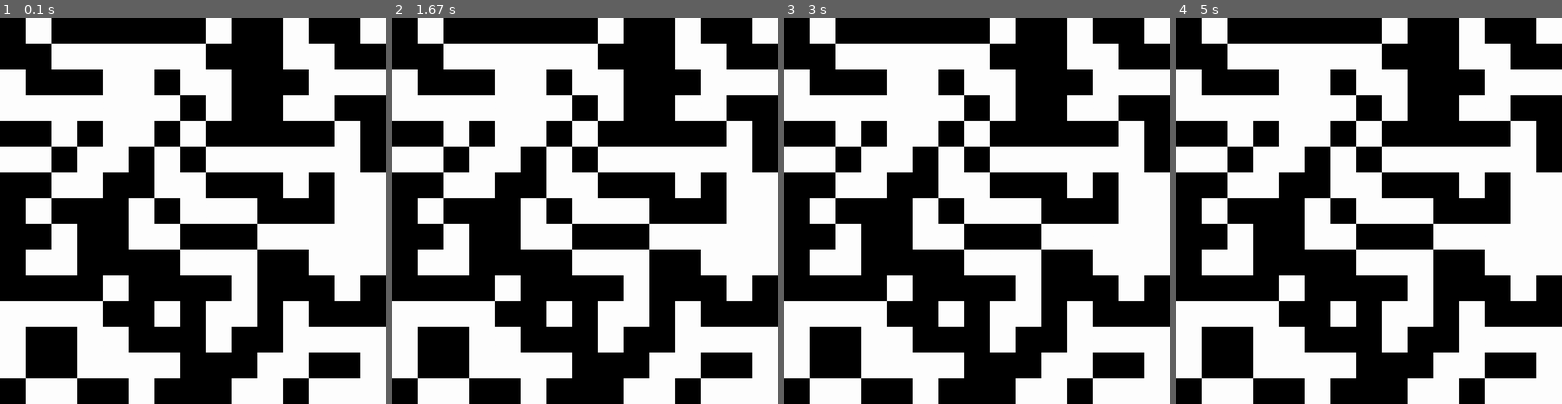
Above: before the commit, frames 1-4 (left to right).
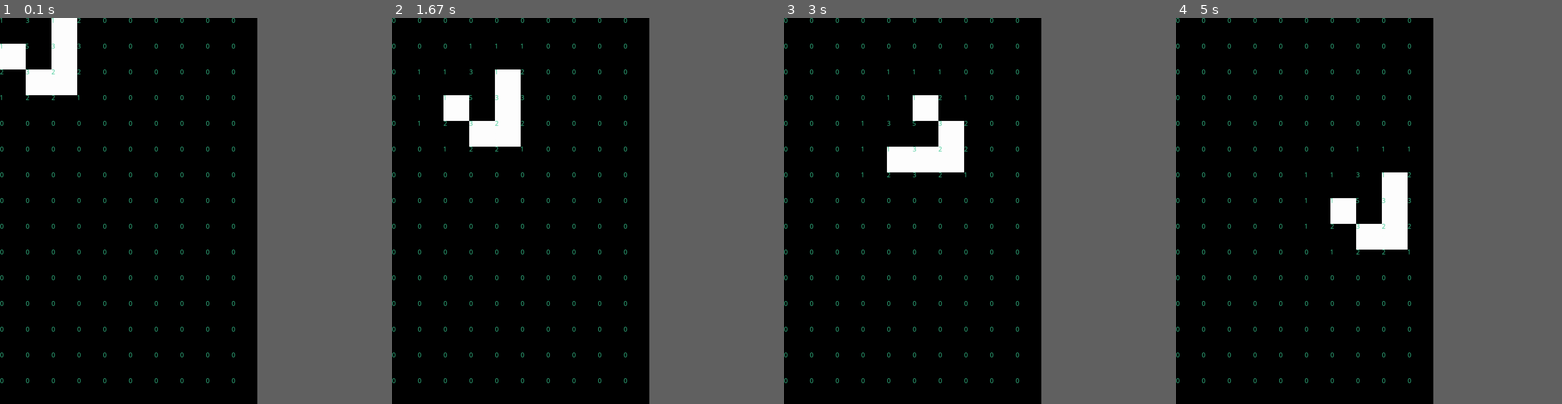
Above: after the commit, the same moments.

Repository: MyNameIsTrez/Game-of-Python
Game: pygame game, started from main.py
The game is run twice, just before and just after one commit, with the same random seed, the same clock (stepped at 60 frames per second) and the same inputs.
Inputs:
- Up to frame 1 (0.1 s): no input
- Up to frame 2 (1.67 s): no input
- Up to frame 3 (3 s): no input
- Up to frame 4 (5 s): no input
The window is 900x900 before the commit and 600x900 after it. Grey fills any space a smaller window leaves; there, only what the larger window draws over its background counts as a difference.

The runs differ from the first frame. In frame 1, 49% of the frame differs, in the area x 0-100%, y 0-100%; in frame 2, 46%; in frame 3, 47%; in frame 4, 49%.

Commit message:
Finished the basics of Game of Python!

Diff:
--- a/cell.py
+++ b/cell.py
@@ -1,10 +1,9 @@
 import pygame
-
 import random
 
 
-def tuple_add(tup1, tup2):
-    return tuple(sum(x) for x in zip(tup1, tup2))
+# def tuple_add(tup1, tup2):
+#     return tuple(sum(x) for x in zip(tup1, tup2))
 
 
 def tuple_mult(tup, val):
@@ -13,27 +12,66 @@
 
 black_cell_img = pygame.image.load("images/black_cell.png")
 white_cell_img = pygame.image.load("images/white_cell.png")
-# cell_img = pygame.image.load("intro_ball.gif")  # load the texture of the cell
 
 # get the image width and height as a tuple
 cell_rect = white_cell_img.get_rect()
 
 
 class Cell:
-    def __init__(self, row, col, cell_size, screen):
-        self.set_pos(row * cell_size, col * cell_size)
+    def __init__(self, col, row, cell_size, screen):
+        self.pos = (col, row)
         self.screen = screen
         self.cell_size = cell_size
-        self.alive = random.randint(0, 1)
-
-    def set_pos(self, x, y):
-        self.pos = (x, y)
+        # self.alive = random.randint(0, 10) < 3
+        if (
+            col == 0 and row == 1 or
+            col == 1 and row == 2 or
+            col == 2 and row == 2 or
+            col == 2 and row == 1 or
+            col == 2 and row == 0
+        ):
+            self.alive = True
+        else:
+            self.alive = False
 
     def draw(self):
         # draw from the top-left corner of this cell
         if self.alive:
-            # self.screen.blit(black_cell_img, cell_rect.move(self.pos))
-            self.screen.blit(black_cell_img, self.pos)
+            self.screen.blit(white_cell_img, tuple_mult(
+                self.pos, self.cell_size))
         else:
-            # self.screen.blit(white_cell_img, cell_rect.move(self.pos))
-            self.screen.blit(white_cell_img, self.pos)
+            self.screen.blit(black_cell_img, tuple_mult(
+                self.pos, self.cell_size))
+
+    def count_neighbors(self, grid_cells, grid_size):
+        top_edge = self.pos[1] == 0
+        bottom_edge = self.pos[1] == grid_size[1] - 1
+        left_edge = self.pos[0] == 0
+        right_edge = self.pos[0] == grid_size[0] - 1
+
+        self.neighbors = 0
+
+        # top-left
+        if (not top_edge and not left_edge):
+            self.neighbors += grid_cells[self.pos[0]-1][self.pos[1]-1].alive
+        # top
+        if (not top_edge):
+            self.neighbors += grid_cells[self.pos[0]][self.pos[1]-1].alive
+        # top-right
+        if (not top_edge and not right_edge):
+            self.neighbors += grid_cells[self.pos[0]+1][self.pos[1]-1].alive
+        # left
+        if (not left_edge):
+            self.neighbors += grid_cells[self.pos[0]-1][self.pos[1]].alive
+        # right
+        if (not right_edge):
+            self.neighbors += grid_cells[self.pos[0]+1][self.pos[1]].alive
+        # bottom-left
+        if (not bottom_edge and not left_edge):
+            self.neighbors += grid_cells[self.pos[0]-1][self.pos[1]+1].alive
+        # bottom
+        if (not bottom_edge):
+            self.neighbors += grid_cells[self.pos[0]][self.pos[1]+1].alive
+        # bottom-right
+        if (not bottom_edge and not right_edge):
+            self.neighbors += grid_cells[self.pos[0]+1][self.pos[1]+1].alive
--- a/grid.py
+++ b/grid.py
@@ -1,23 +1,43 @@
-import pygame
+from cell import Cell
 
-from cell import Cell
+
+def tuple_mult(tup, val):
+    return tuple(x*val for x in tup)
 
 
 class Grid:
     def __init__(self, cols, rows, cell_size, screen):
-        self.set_size(cols, rows)
-        self.create_cells(screen, cell_size)
+        self.size = (cols, rows)
+        self.create_cells(cell_size, screen)
+        self.cell_size = cell_size
 
-    def set_size(self, cols, rows):
-        self.size = (cols, rows)
-
-    def create_cells(self, screen, cell_size):
+    def create_cells(self, cell_size, screen):
         # create a matrix to hold the cells in an x, y format
         self.cells = [
             [Cell(col, row, cell_size, screen) for row in range(self.size[1])] for col in range(self.size[0])
         ]
 
-    def draw_cells(self):
+    def calc_cells_neighbors(self):
+        for col in self.cells:
+            for cell in col:
+                cell.count_neighbors(self.cells, self.size)
+
+    def update_cells(self):
+        for col in self.cells:
+            for cell in col:
+                self.update_state(cell)
+
+    def update_state(self, cell):
+        switcher = {
+            2: cell.alive,
+            3: True,
+        }
+        cell.alive = switcher.get(cell.neighbors, False)
+
+    def draw_cells(self, screen, font):
         for col in self.cells:
             for cell in col:
                 cell.draw()
+                text = str(cell.neighbors)
+                font.render_to(screen, tuple_mult(cell.pos, self.cell_size), text,
+                               (60, 205, 150))  # display text
--- a/pygame_test.py
+++ b/main.py
@@ -1,20 +1,22 @@
+import pygame.freetype
 import sys
-
+from grid import Grid
 import pygame
-import pygame.freetype
-
-from grid import Grid
+import time
 
 
 def setup():
     pygame.init()
-    cols = 15
+
+    cols = 10
     rows = 15
     cell_size = 64  # the width and height of the cells' img
+
     size = (cols * cell_size, rows * cell_size)
     screen = pygame.display.set_mode(size)
     font = pygame.freetype.SysFont("comicsansms", 17)
     grid = Grid(cols, rows, cell_size, screen)  # create the grid
+
     return size, screen, font, grid
 
 
@@ -24,18 +26,14 @@
             if (event.type == pygame.QUIT):
                 sys.exit()
 
-        screen.fill((0, 0, 0))  # fill screen black
+        screen.fill((0, 0, 0))  # fill the screen black
 
-        grid.draw_cells()
-
-        # font.render_to(  # display text
-        #     screen,
-        #     (30, 30),
-        #     "Sample text",
-        #     (255, 255, 255)
-        # )
+        grid.calc_cells_neighbors()
+        grid.draw_cells(screen, font)
+        grid.update_cells()
 
         pygame.display.flip()  # display this frame
+        time.sleep(0.2)
 
 
 size, screen, font, grid = setup()
